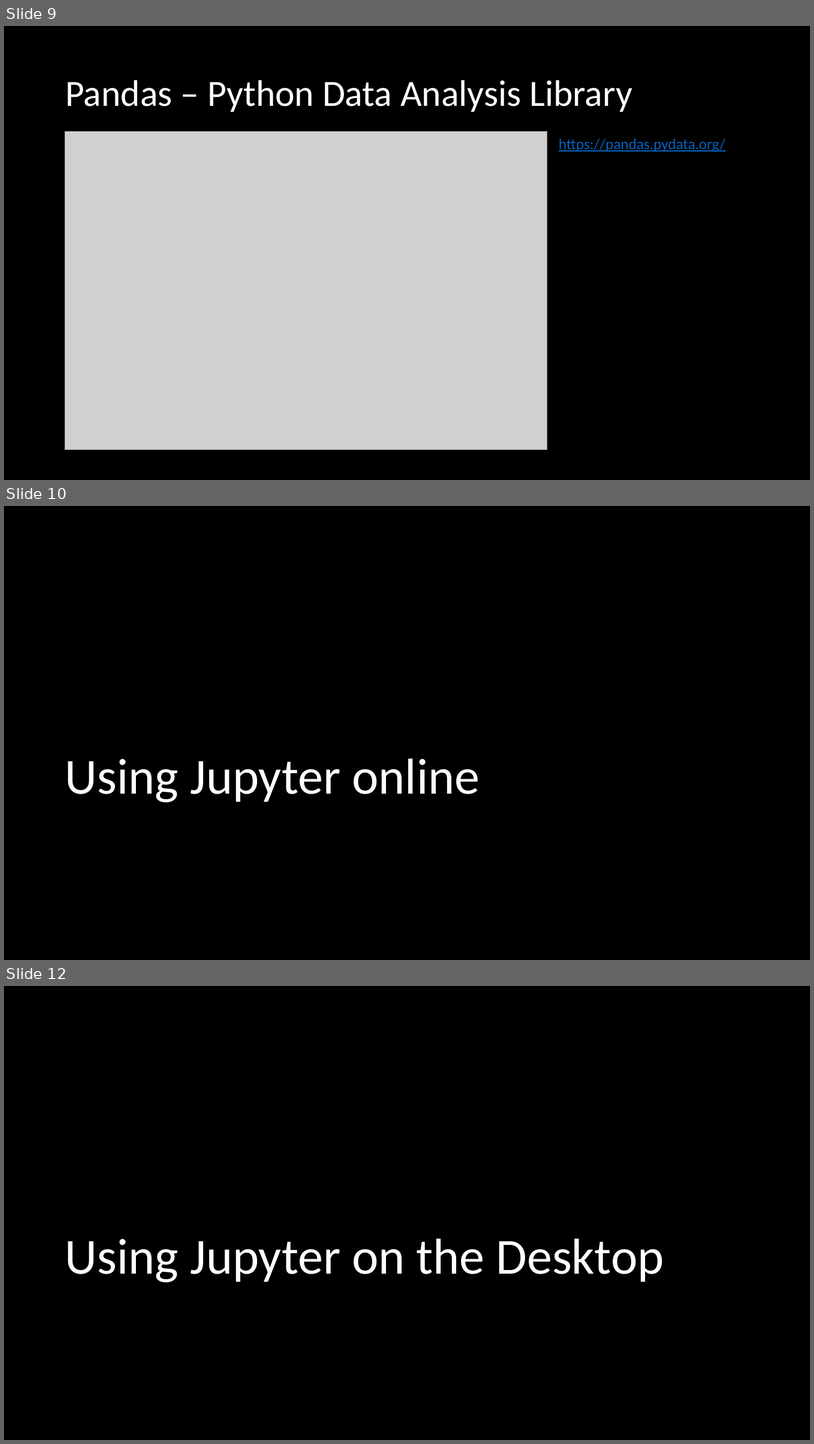
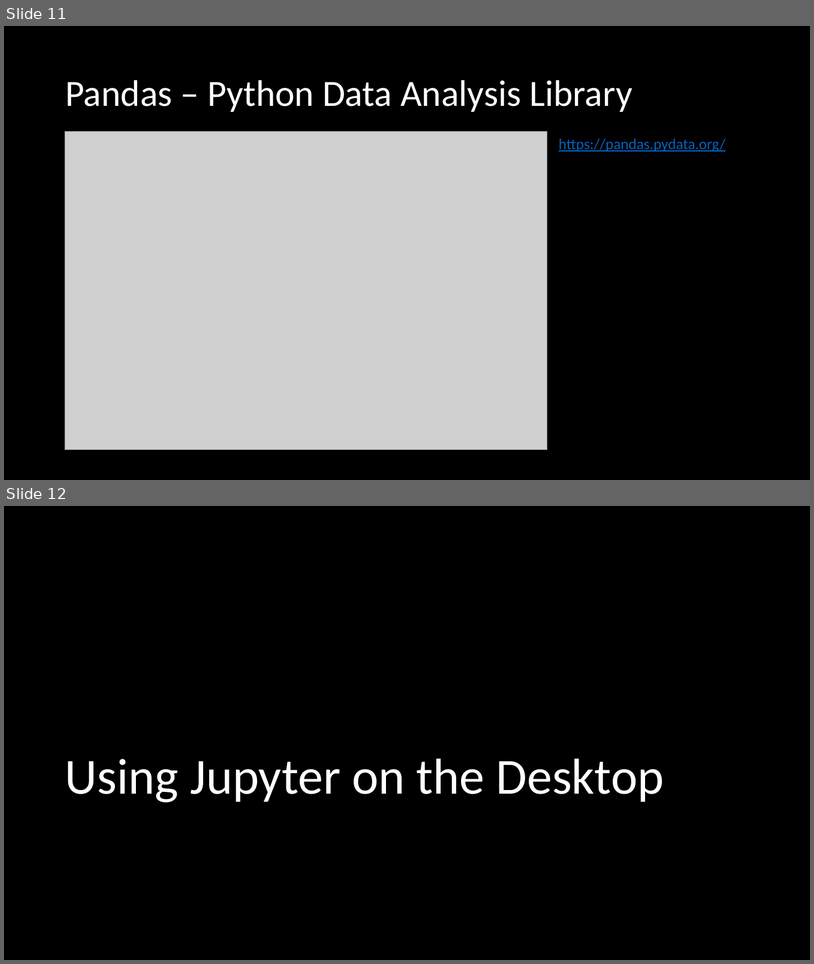
Before and after one commit to mike-babb/intro_to_python, a slide deck: Introduction to Python Online.pptx. Shown one above the other, each under a label of ours: slides 9, 10 and 12 before the commit, slides 11 and 12 after it; the slides between them are not shown. The pictures are 814x1444 and 814x964 pixels, drawn with LibreOffice and Linux fonts; fonts in the diff are those of the drawing; grey boxes stand for pictures. Boxes give left, top, right and bottom in pixels: in the first picture for what was removed or moved away, otherwise in the second. Text is boxed around its words. In the diff, an @@ line names an element or a change of style, - is before the commit and + after.

Commit message:
online materials

```diff
--- a/Introduction to Python Online.pptx
+++ b/Introduction to Python Online.pptx
@@ slide 10 removed at bbox=[4, 506, 810, 960], background #000000 @@
@@ title removed at bbox=[65, 758, 480, 802] @@
-Using Jupyter online
@@ what was slide 9 is now slide 11 @@
```
Also in this commit, not shown: 2 slides changed, 4 slides added, 3 other slides removed, 2 other files.
